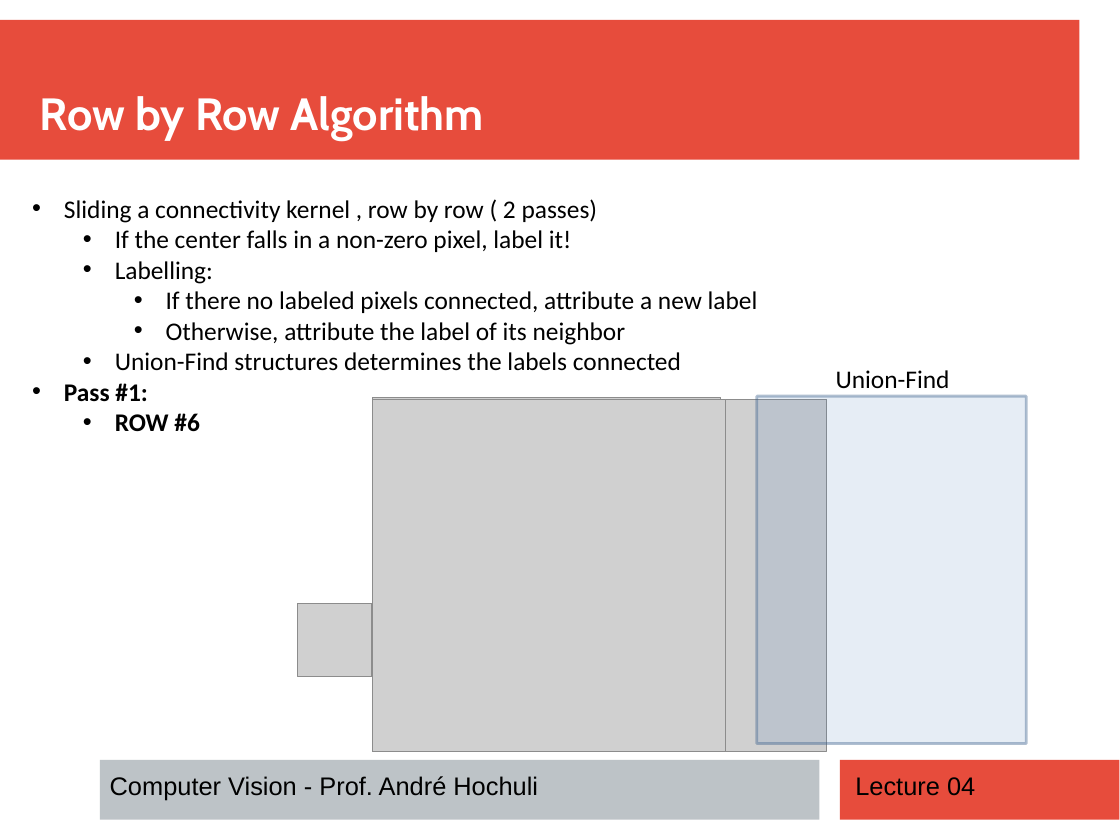
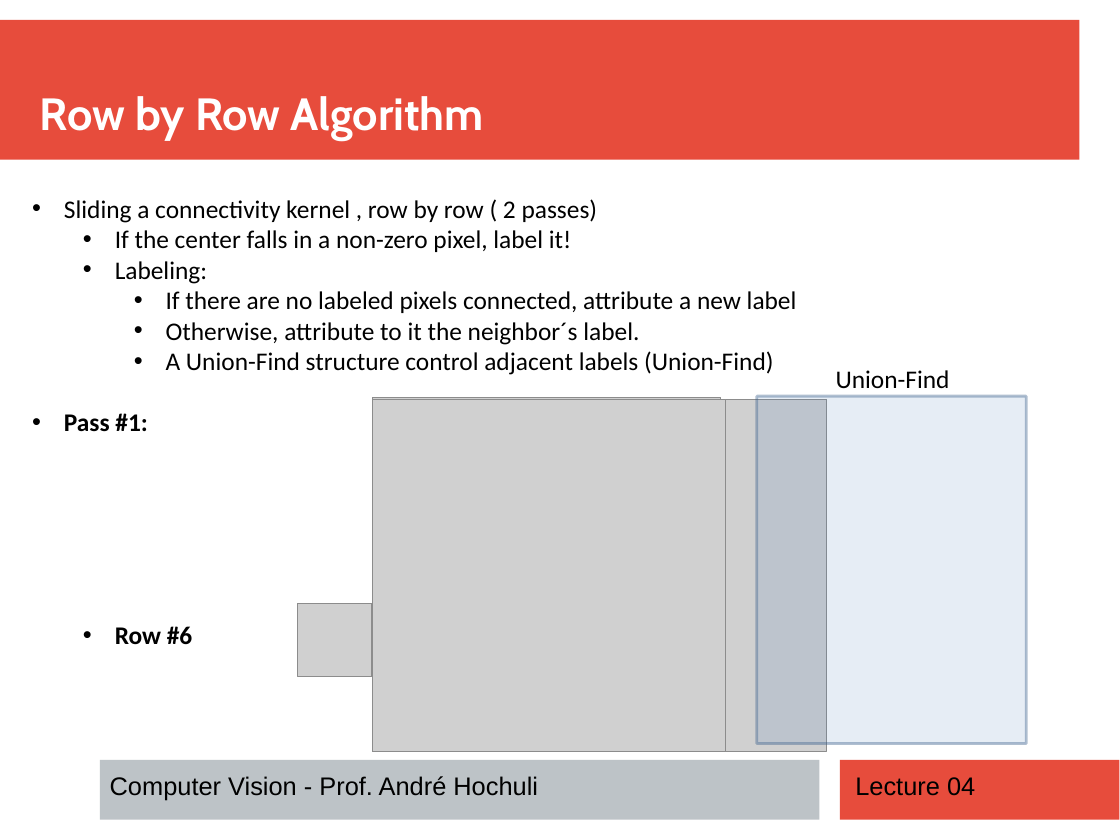
Before and after one commit to andrehochuli/teaching, a slide deck: slide 14 of ComputerVision/Lecture 04 - Finding Components/Lecture 04 - Component Segmentation.pptx. Drawn at 1120x840 pixels with LibreOffice and Linux fonts; fonts in the diff are those of the drawing; grey boxes stand for pictures. Boxes give left, top, right and bottom in pixels: in the first picture for what was removed or moved away, otherwise in the second. Text is boxed around its words. In the diff, an @@ line names an element or a change of style, - is before the commit and + after.

```diff
--- a/ComputerVision/Lecture 04 - Finding Components/Lecture 04 - Component Segmentation.pptx
+++ b/ComputerVision/Lecture 04 - Finding Components/Lecture 04 - Component Segmentation.pptx
@@ text at (115,261,797,375): text changed @@
-  • Labelling:
-    • If there no labeled pixels connected, attribute a new label
-    • Otherwise, attribute the label of its neighbor
-  • Union-Find structures determines the labels connected
+  • Labeling:
+    • If there are no labeled pixels connected, attribute a new label
+    • Otherwise, attribute to it the neighbor´s label.
+    • A Union-Find structure control adjacent labels (Union-Find)
@@ text at (115,626,192,645): text changed @@
-  • ROW #6
+  • Row #6
```
Also in this commit, not shown: 15 other slides changed.
